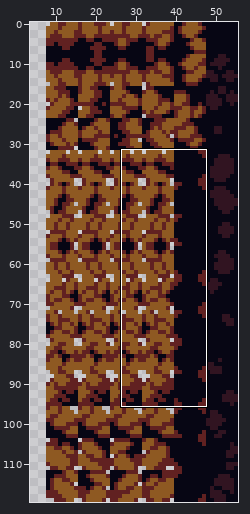
Two versions of one sprite sheet, sprites/spr_jungle_foreground_tileset_2/edfb4a30-14fc-408e-8716-15761f76d7bc.png. Above, an overview of the earlier version with the close-up marked.
Close-up. Before the commit:
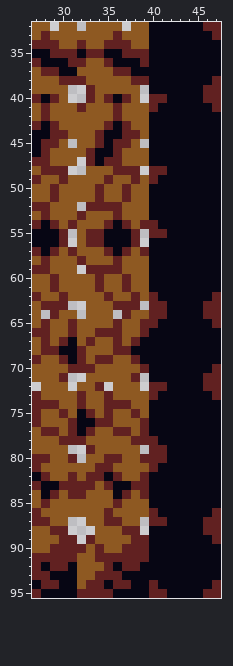
The file is 56x120 pixels. Shown: x 27..47, y 32..95. The wide view leaves out empty margins.
The result:
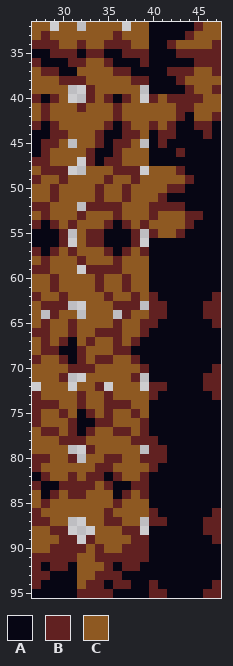
Palette (. is transparent): A #070614  B #612121  C #8e5922
What changed:
y 32: x 45..47 ABB -> BCC
y 33: x 44..47 AAAB -> BCCC
y 34: x 42..47 AAAAAA -> BCCCCB
y 35: x 43..47 AAAAA -> BBBBB
y 36: x 45..47 AAA -> BBB
y 37: x 42..47 AAAAAA -> BBBCCB
y 38: x 43..47 AAAAB -> BCCCC
y 39: x 44..46 AAB -> BCC
y 40: x 41..47 BAAAABB -> CBBBBCC
y 41: x 40..47 BAAAAAAB -> CCCBBCCC
y 42: x 40..43 AAAA -> CCCB; x 45..47 AAA -> CCB
y 43: x 40..42 AAA -> BCB; x 45..46 AA -> BB
y 44: x 41..42 AA -> BB; x 46 A -> B
y 45: x 41 A -> B
y 46: x 43 A -> B
y 48: x 40..43 BBAA -> CCCB
y 49: x 40..44 BAAAA -> CCCCB
y 50: x 40..43 AAAA -> CCBB
y 51: x 40..41 AA -> CB
y 52: x 40..43 AAAA -> BBBB
y 53: x 40..45 AAAAAA -> BCCCBB
y 54: x 40..44 BAAAA -> CCCCB
y 55: x 41..43 BAA -> CCB
y 94: x 27..29 ABB -> BAA
y 95: x 27 B -> A
